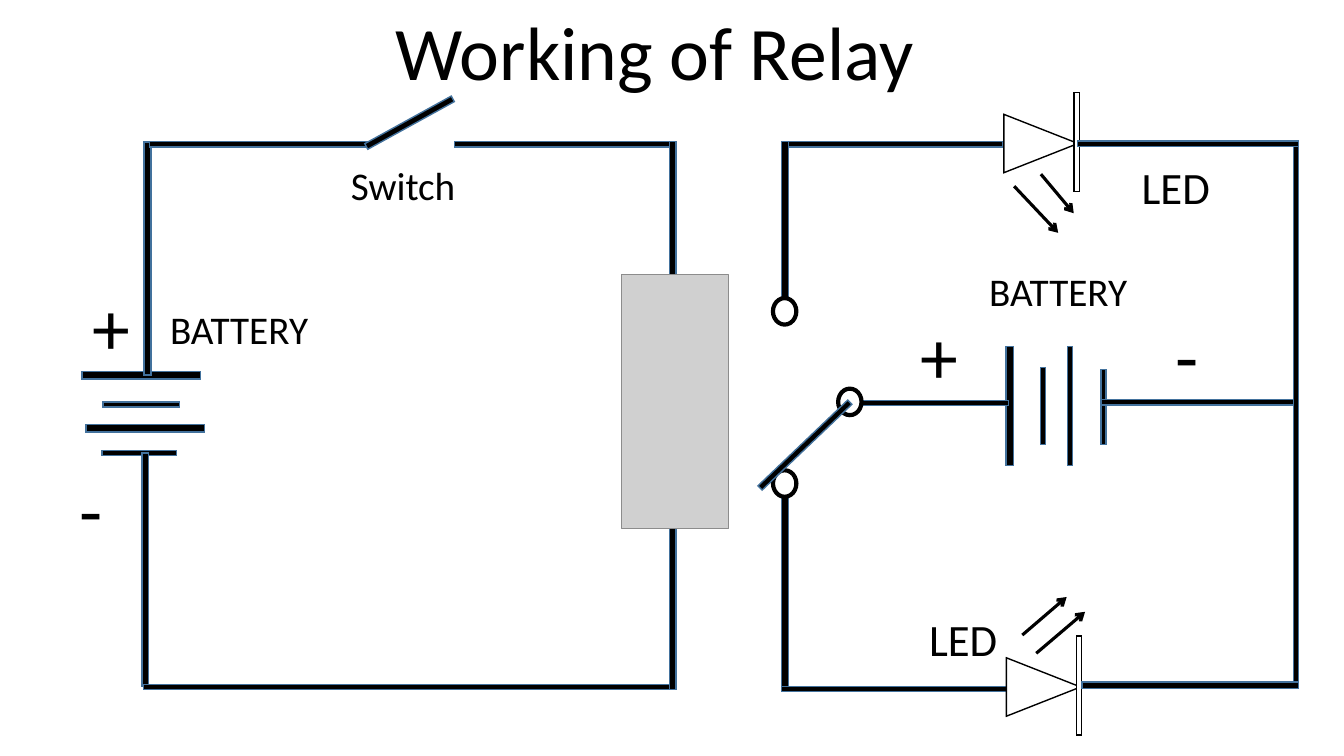
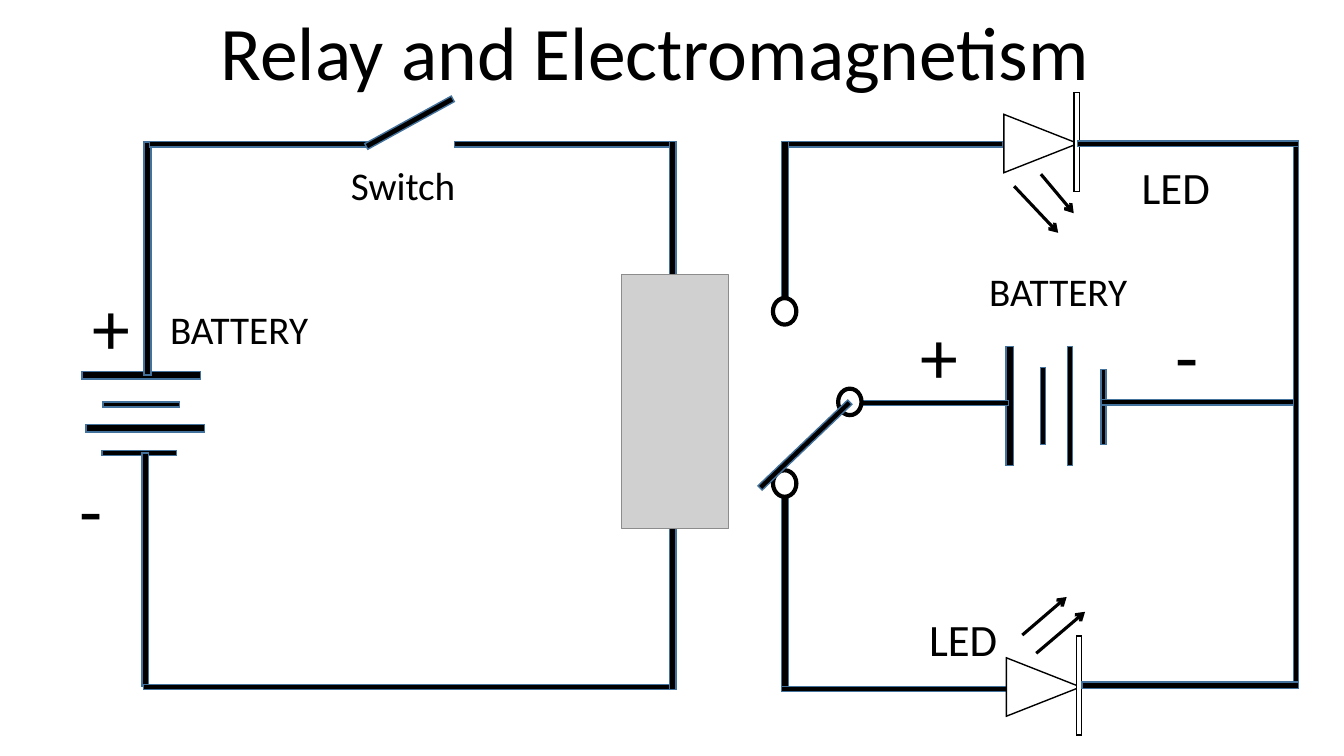
Before and after one commit to infocelab/embedded-projects, a slide deck: slide 25 of Documents/projects for schools.pptx. Drawn at 1344x756 pixels with LibreOffice and Linux fonts; fonts in the diff are those of the drawing; grey boxes stand for pictures. Boxes give left, top, right and bottom in pixels: in the first picture for what was removed or moved away, otherwise in the second. Text is boxed around its words. In the diff, an @@ line names an element or a change of style, - is before the commit and + after.

```diff
--- a/Documents/projects for schools.pptx
+++ b/Documents/projects for schools.pptx
@@ text at (220, 27, 1089, 98): text changed @@
-Working of Relay
+Relay and Electromagnetism
```
Also in this commit, not shown: 1 slide added, 8 other files.
